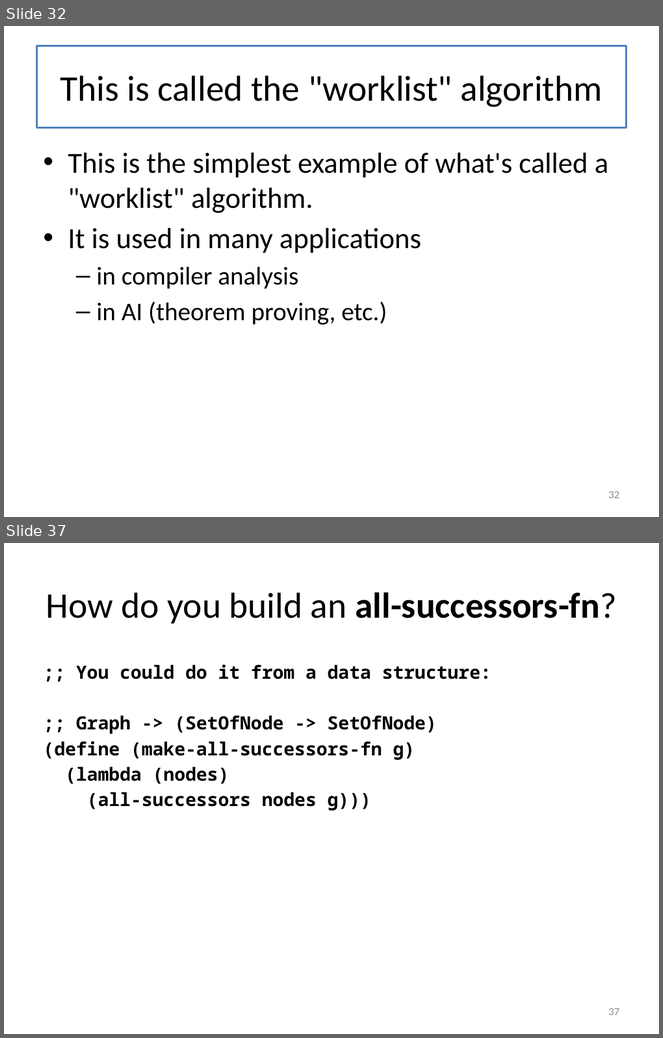
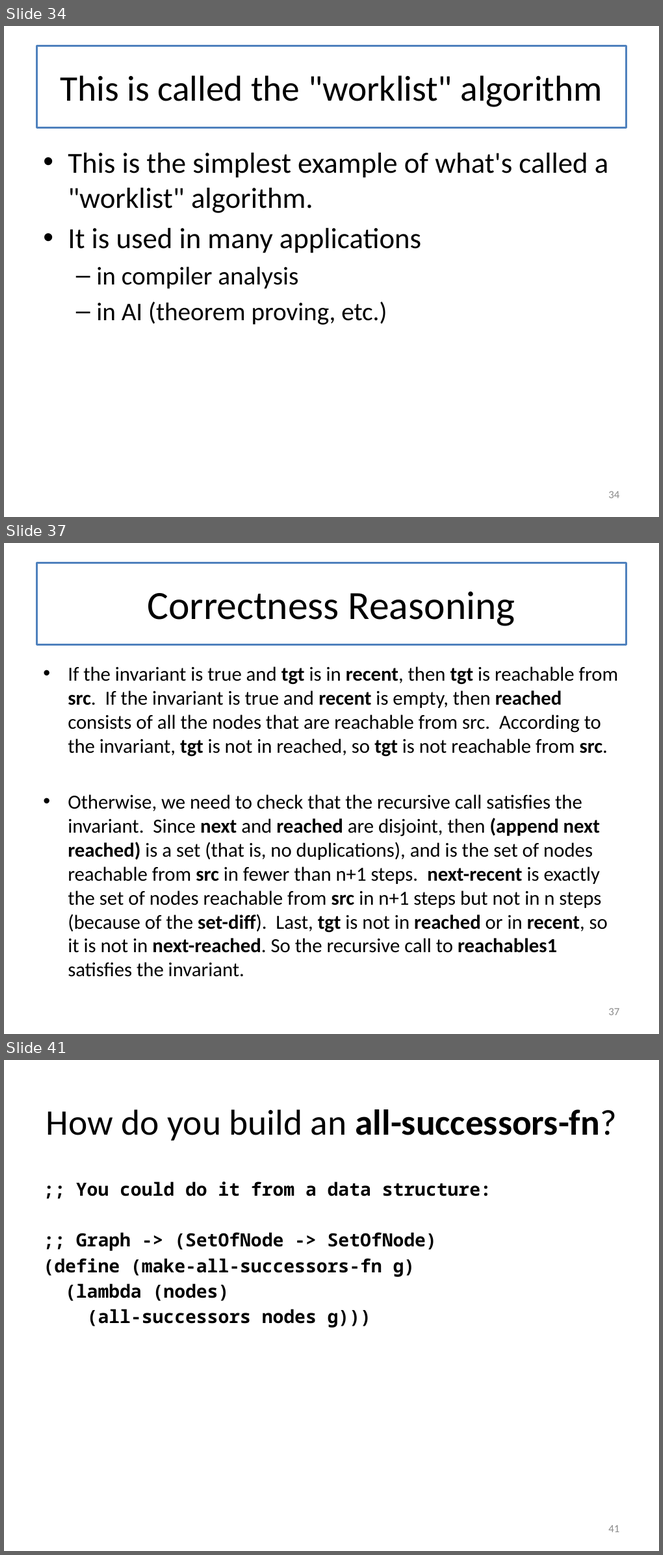
Before and after one commit to mwand/cs5010f16, a slide deck: Slides/Lesson 8.5 Searching in a Graph.pptx. Shown one above the other, each under a label of ours: slides 32 and 37 before the commit, slides 34, 37 and 41 after it; the slides between them are not shown. The pictures are 663x1038 and 663x1555 pixels, drawn with LibreOffice and Linux fonts; fonts in the diff are those of the drawing. Boxes give left, top, right and bottom in pixels: in the first picture for what was removed or moved away, otherwise in the second. Text is boxed around its words. In the diff, an @@ line names an element or a change of style, - is before the commit and + after.

```diff
--- a/Slides/Lesson 8.5 Searching in a Graph.pptx
+++ b/Slides/Lesson 8.5 Searching in a Graph.pptx
@@ slide 37 added at <box>4,543,659,1034</box>, background #FFFFFF @@
@@ title added at <box>36,563,627,644</box>, fill #FFFFFF, outline #4F81BD 2.25 pt, 44 pt, text #000000 @@
+Correctness Reasoning
@@ text added at <box>68,667,618,977</box>, 22 pt, text #000000 @@
+• If the invariant is true and tgt is in recent, then tgt is reachable from src. If the invariant is true and recent is empty, then reached consists of all the nodes that are reachable from src. According to the invariant, tgt is not in reached, so tgt is not reachable from src.
+• Otherwise, we need to check that the recursive call satisfies the invariant. Since next and reached are disjoint, then (append next reached) is a set (that is, no duplications), and is the set of nodes reachable from src in fewer than n+1 steps. next-recent is exactly the set of nodes reachable from src in n+1 steps but not in n steps (because of the set-diff). Last, tgt is not in reached or in recent, so it is not in next-reached. So the recursive call to reachables1 satisfies the invariant.
@@ page number added at <box>608,1008,620,1016</box>, 12 pt, text #8C8C8C @@
+37
@@ what was slide 32 is now slide 34 @@
@@ page number at <box>608,491,620,499</box>: text changed @@
-32
+34
@@ what was slide 37 is now slide 41 @@
@@ page number at <box>608,1525,620,1533</box>: text changed @@
-37
+41
```
Also in this commit, not shown: 12 slides changed, 4 other slides added, 1 slide removed, 7 other files.
